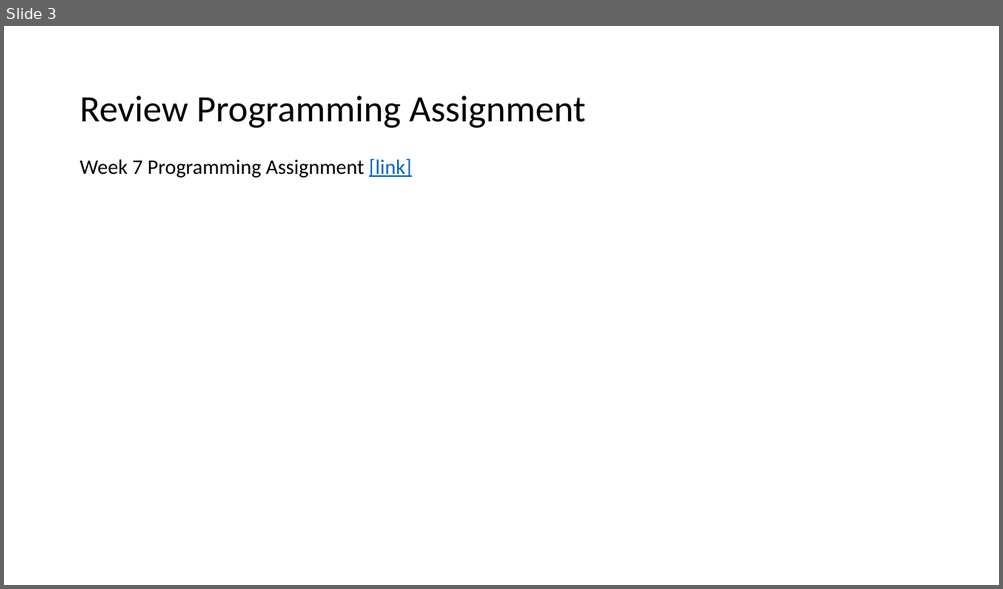
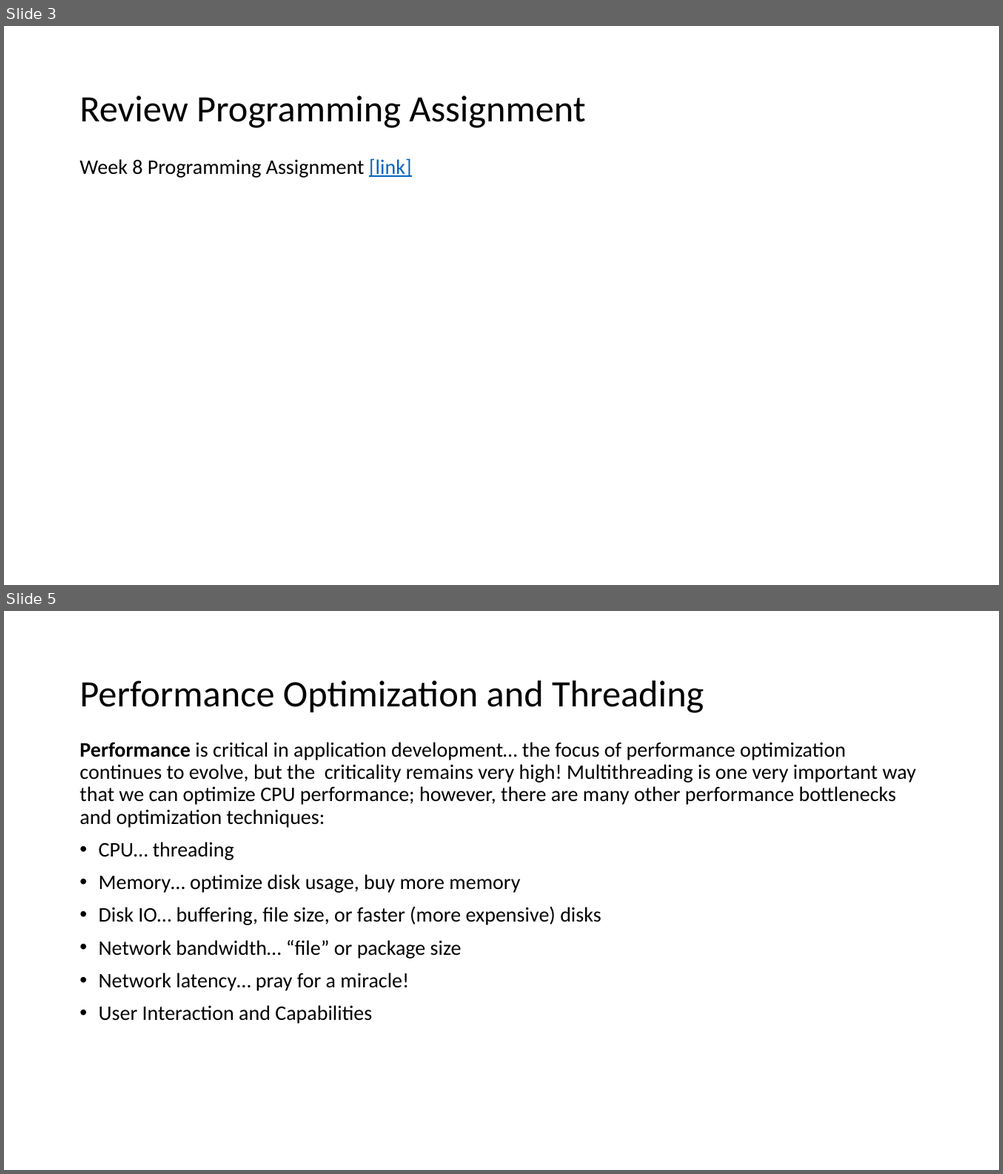
Before and after one commit to EricJPogue/www-epogue-info, a slide deck: CPSC-24500/Week08/2017SpringW08Slides.pptx. Shown one above the other, each under a label of ours: slide 3 before the commit, slides 3 and 5 after it; the slides between them are not shown. The pictures are 1003x589 and 1003x1174 pixels, drawn with LibreOffice and Linux fonts; fonts in the diff are those of the drawing. Boxes give left, top, right and bottom in pixels: in the first picture for what was removed or moved away, otherwise in the second. Text is boxed around its words. In the diff, an @@ line names an element or a change of style, - is before the commit and + after.

```diff
--- a/CPSC-24500/Week08/2017SpringW08Slides.pptx
+++ b/CPSC-24500/Week08/2017SpringW08Slides.pptx
@@ slide 5 added at (x1=4, y1=611, x2=999, y2=1170), background #FFFFFF @@
@@ title added at (x1=79, y1=681, x2=703, y2=713), 36 pt, text #000000 @@
+Performance Optimization and Threading
@@ text added at (x1=79, y1=742, x2=916, y2=1024), 20 pt, text #000000 @@
+Performance is critical in application development… the focus of performance optimization continues to evolve, but the criticality remains very high! Multithreading is one very important way that we can optimize CPU performance; however, there are many other performance bottlenecks and optimization techniques:
+• CPU… threading
+• Memory… optimize disk usage, buy more memory
+• Disk IO… buffering, file size, or faster (more expensive) disks
+• Network bandwidth… “file” or package size
+• Network latency… pray for a miracle!
+• User Interaction and Capabilities
@@ slide 3 changed as well @@
@@ text at (x1=79, y1=158, x2=411, y2=178): text changed @@
-Week 7 Programming Assignment [link]
+Week 8 Programming Assignment [link]
```
Also in this commit, not shown: 3 other slides changed, 14 other slides added, 10 slides removed, 3 other files.
